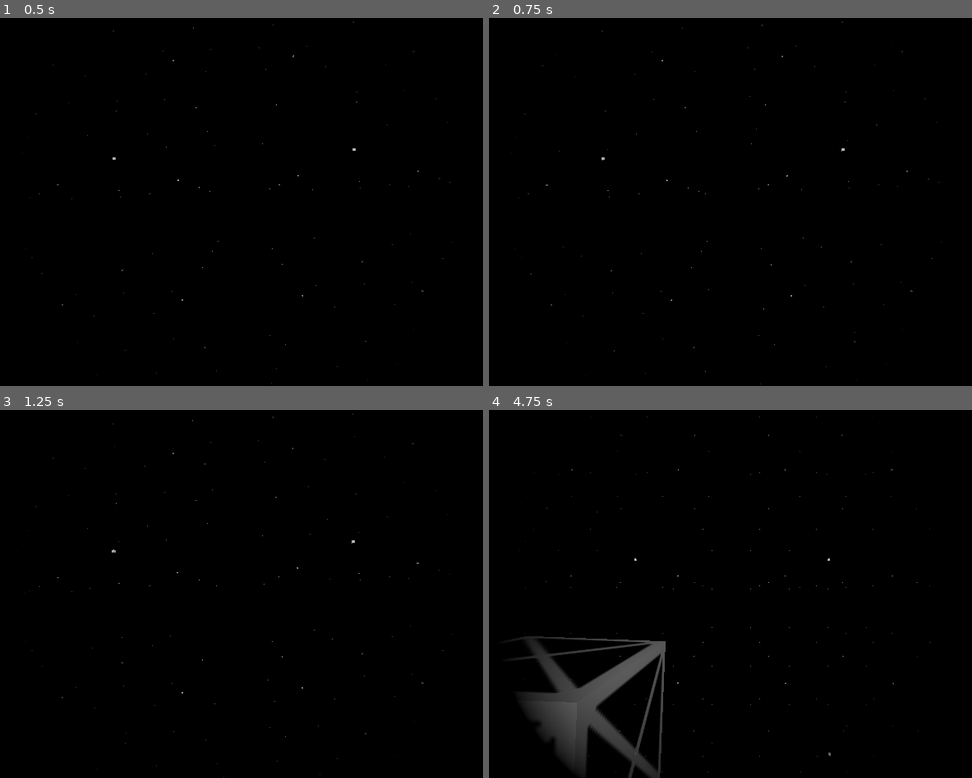
Above: before the commit, frames 1-4 (two rows, left to right).
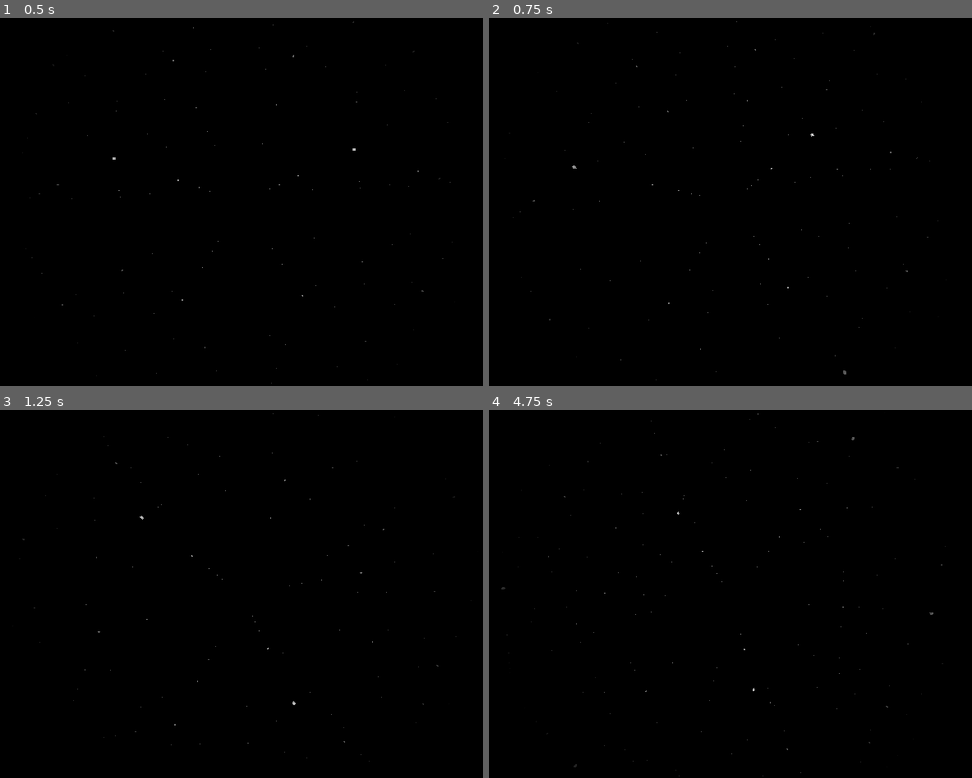
Above: after the commit, the same moments.

Repository: Griiimon/Cosmic-Constructors
Game: Godot game, scene res://game/game.tscn
Same seed, same stepped clock (60 frames per second), same inputs: the game is played once before the commit and once after it.
Inputs:
- Up to frame 1 (0.5 s): no input
- Up to frame 2 (0.75 s): tap Enter at 0.5 s; hold E (roll_right) from 0.53 s (still down)
- Up to frame 3 (1.25 s): keep holding E (roll_right)
- Up to frame 4 (4.75 s): release E (roll_right) at 1.28 s; hold Ctrl (move_back) 1.28-2.03 s; hold E (roll_right) 2.03-2.78 s; hold Shift (move_forward) 2.78-3.53 s; hold Q (roll_left) from 3.53 s (still down)

Frame 1 is identical in both runs. In frame 2, 0.1% of the frame differs, in the area x 4-94%, y 0-100%; in frame 3, 0.1%; in frame 4, 4.9%, in the area x 2-95%, y 0-100%.

Commit message:
Update player.tscn

Diff:
--- a/game/core/player/player.tscn
+++ b/game/core/player/player.tscn
@@ -39,6 +39,9 @@
 
 [node name="EVA" type="Node" parent="Movement State Machine"]
 script = ExtResource("3_o2tyv")
+yaw_factor = 200.0
+pitch_factor = 150.0
+roll_factor = 300.0
 
 [node name="Action State Machine" type="Node" parent="." node_paths=PackedStringArray("current_state")]
 script = ExtResource("4_r1eyq")
